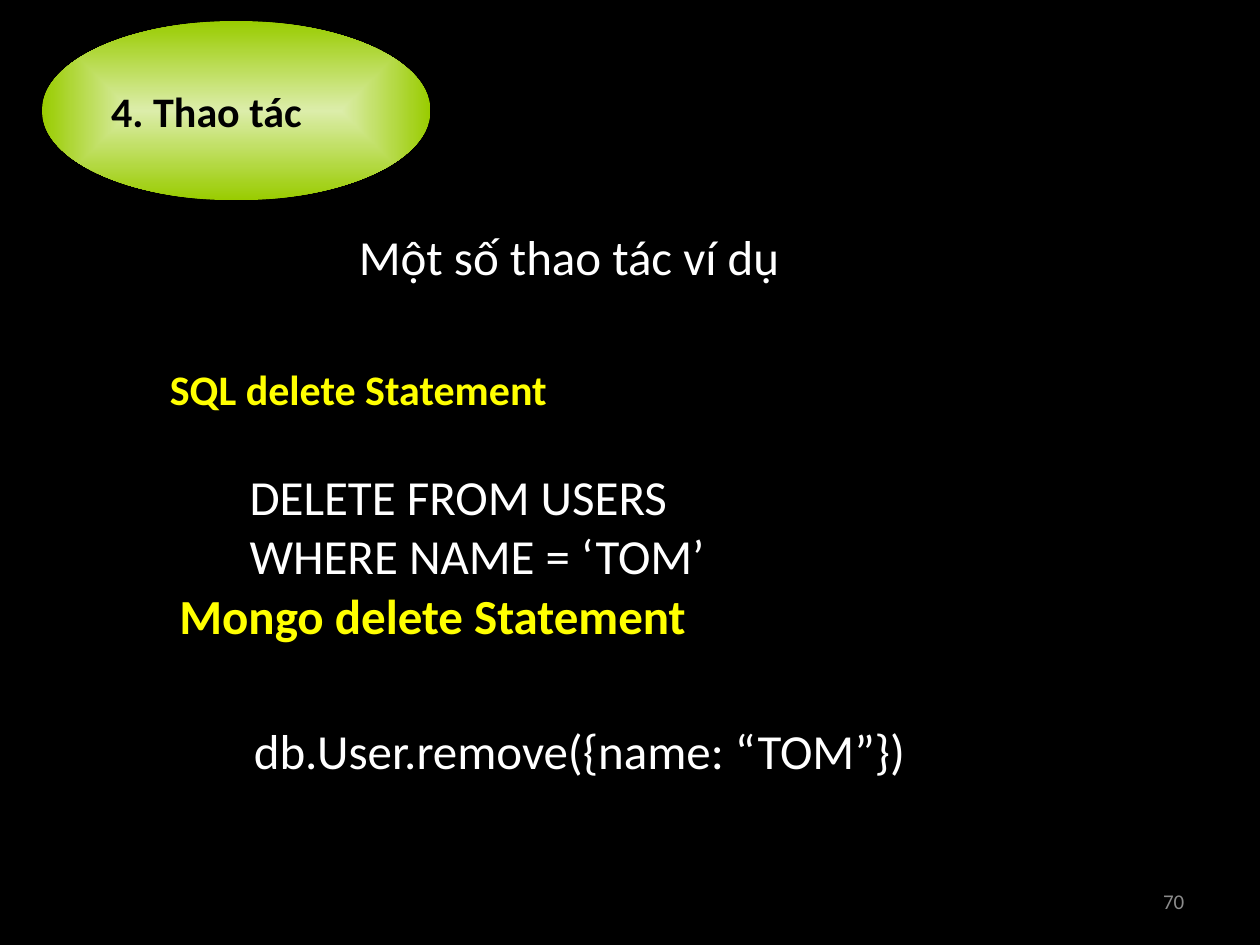
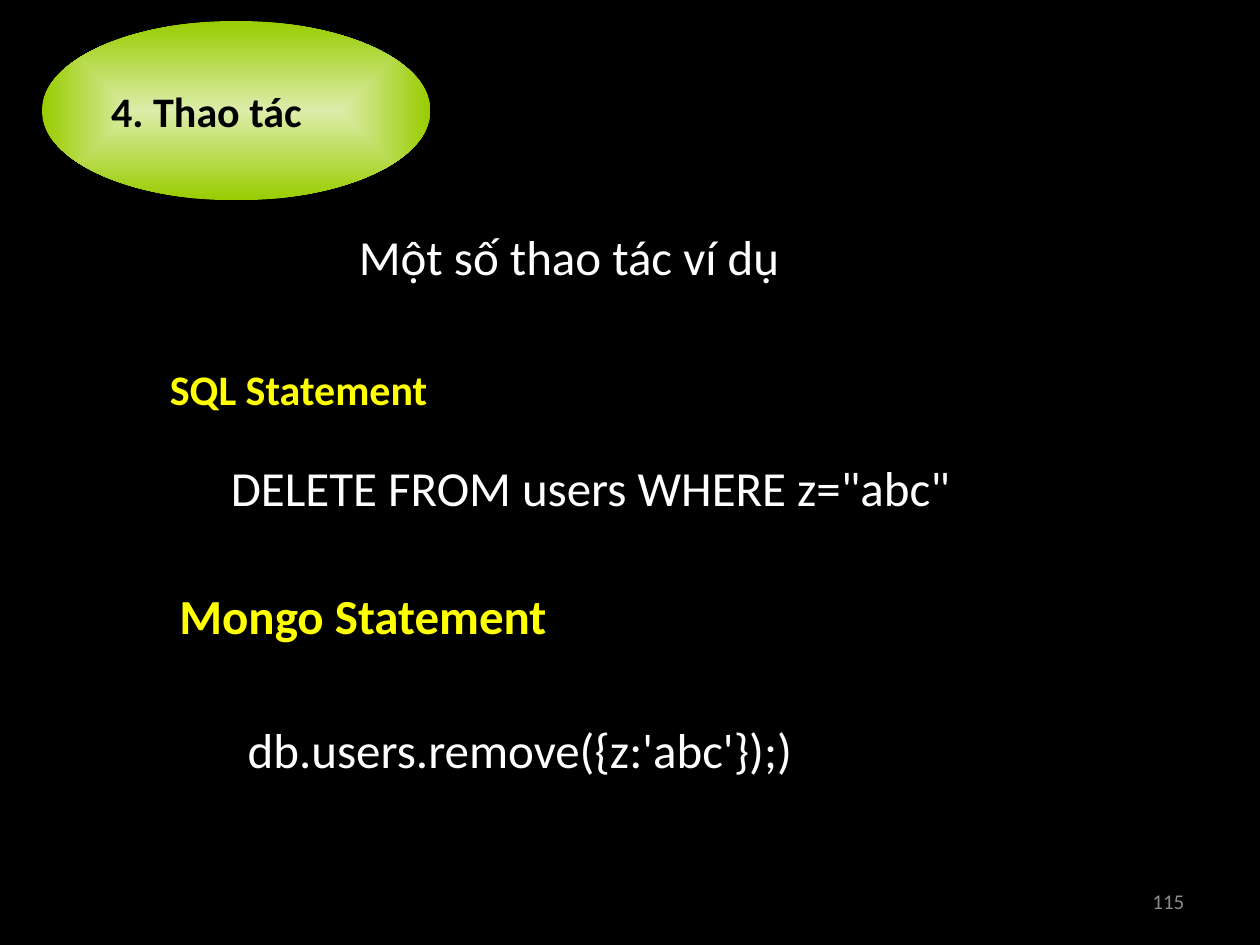
Before and after one commit to nguyenminhthong27/academic-term2-2012-distributed-application-group-21, a slide deck: slide 115 of 0.Seminar MongoDB/Introduction MongoDB.pptx (slide 70 before the commit). Drawn at 1260x945 pixels with LibreOffice and Linux fonts; fonts in the diff are those of the drawing. Boxes give left, top, right and bottom in pixels: in the first picture for what was removed or moved away, otherwise in the second. Text is boxed around its words. In the diff, an @@ line names an element or a change of style, - is before the commit and + after.

Commit message:
update slide to version 2.0

```diff
--- a/0.Seminar MongoDB/Introduction MongoDB.pptx
+++ b/0.Seminar MongoDB/Introduction MongoDB.pptx
@@ text at (x1=170, y1=377, x2=428, y2=411): text changed @@
-SQL delete Statement
+SQL Statement
@@ text at (x1=231, y1=472, x2=950, y2=507): text changed @@
-DELETE FROM USERS
-WHERE NAME = ‘TOM’
+DELETE FROM users WHERE z="abc"
@@ text at (x1=179, y1=602, x2=546, y2=643): text changed @@
-Mongo delete Statement
+Mongo Statement
@@ text at (x1=248, y1=732, x2=792, y2=775): text changed @@
-db.User.remove({name: “TOM”})
+db.users.remove({z:'abc'});)
@@ page number at (x1=1152, y1=895, x2=1184, y2=909): text changed @@
-70
+115
```
Also in this commit, not shown: 25 other slides changed, 29 slides added, 1 slide removed.
